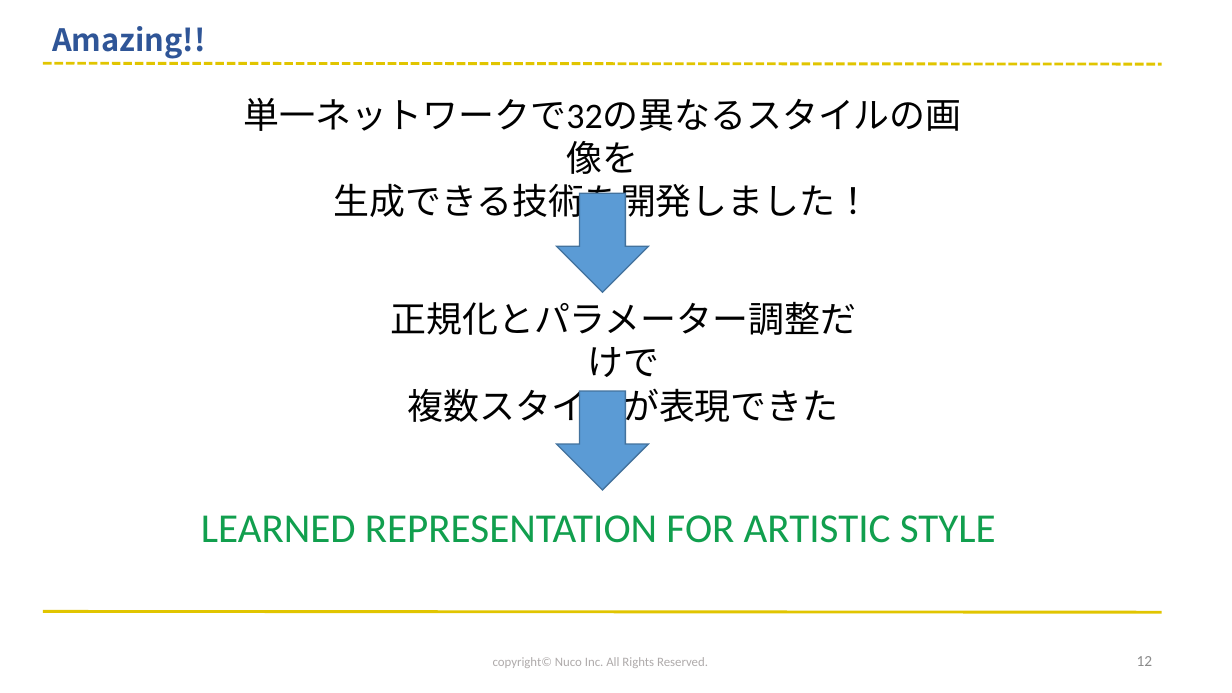
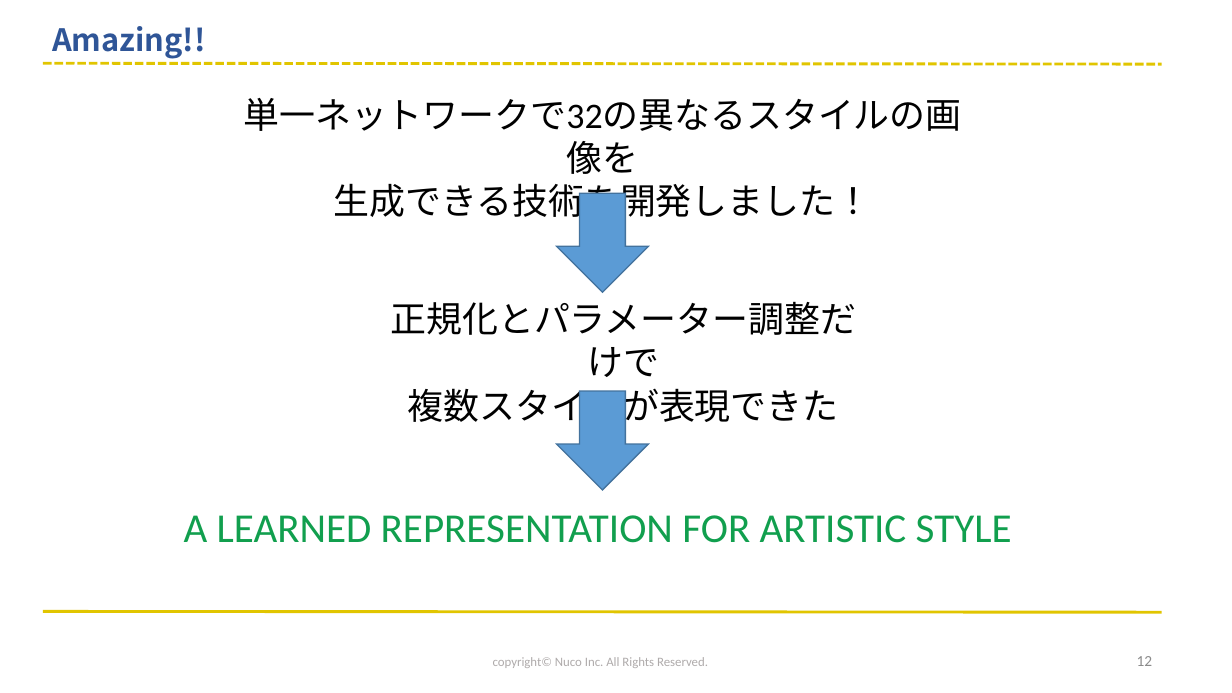
Before and after one commit to miniglobe/presentations, a slide deck: slide 12 of ALearnedRepresentationForArtisticStyle.pptx. Drawn at 1232x693 pixels with LibreOffice and Linux fonts; fonts in the diff are those of the drawing; background and template pictures are left out. Boxes give left, top, right and bottom in pixels: in the first picture for what was removed or moved away, otherwise in the second. Text is boxed around its words. In the diff, an @@ line names an element or a change of style, - is before the commit and + after.

Commit message:
updated

```diff
--- a/ALearnedRepresentationForArtisticStyle.pptx
+++ b/ALearnedRepresentationForArtisticStyle.pptx
@@ text at (184, 515, 1012, 543): text changed @@
-LEARNED REPRESENTATION FOR ARTISTIC STYLE
+A LEARNED REPRESENTATION FOR ARTISTIC STYLE
```
